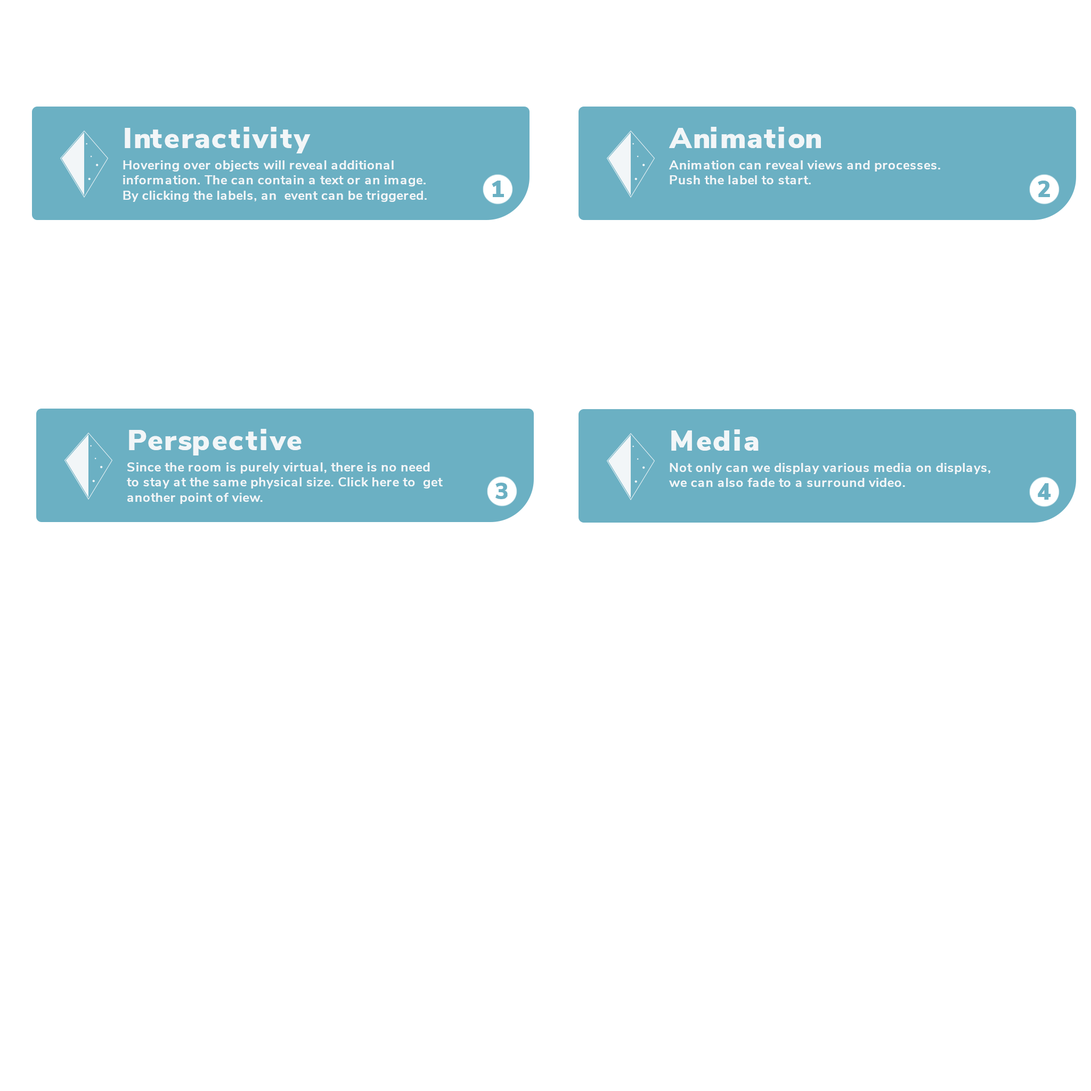
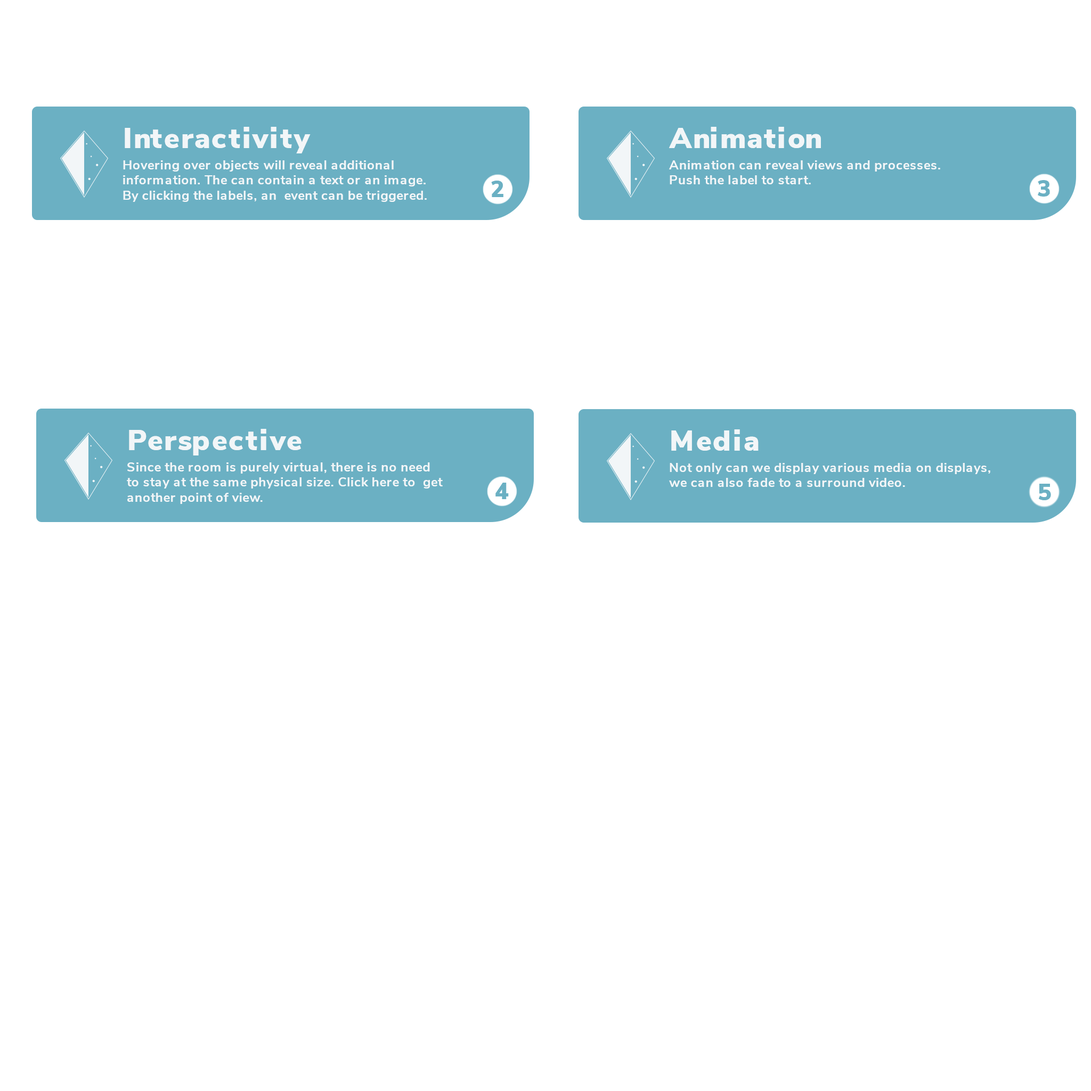
Layer changes from the first 1091 x 1091 image to the second:
renamed "Ebene 1" to "Ebene 4", painted on it over <box>495,482,509,500</box>
painted on "Ebene 1" over <box>1028,475,1062,508</box>
renamed "Ebene 1" to "Ebene 3", painted on it over <box>1029,173,1061,205</box>
renamed "Ebene 1" to "Ebene 2", painted on it over <box>491,180,505,198</box>
